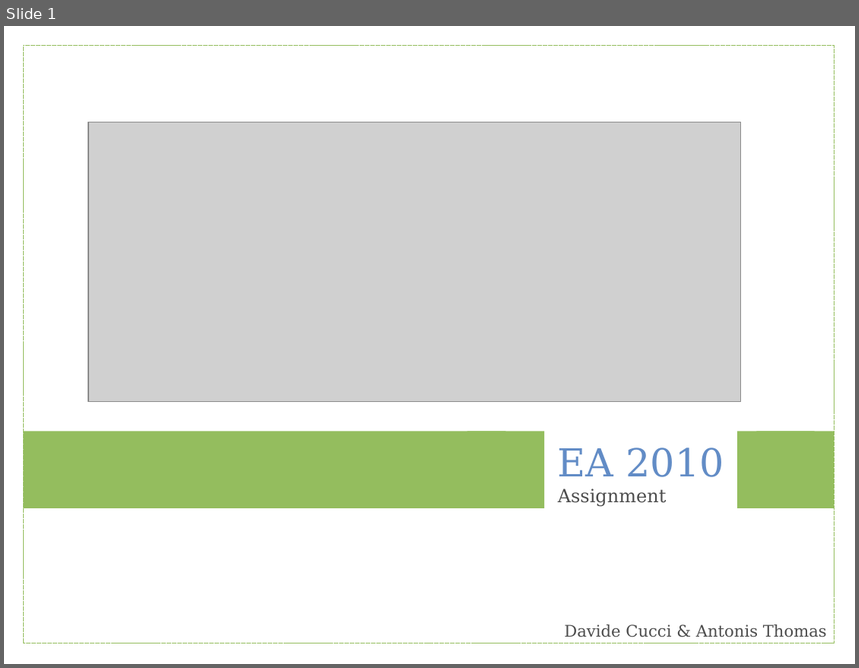
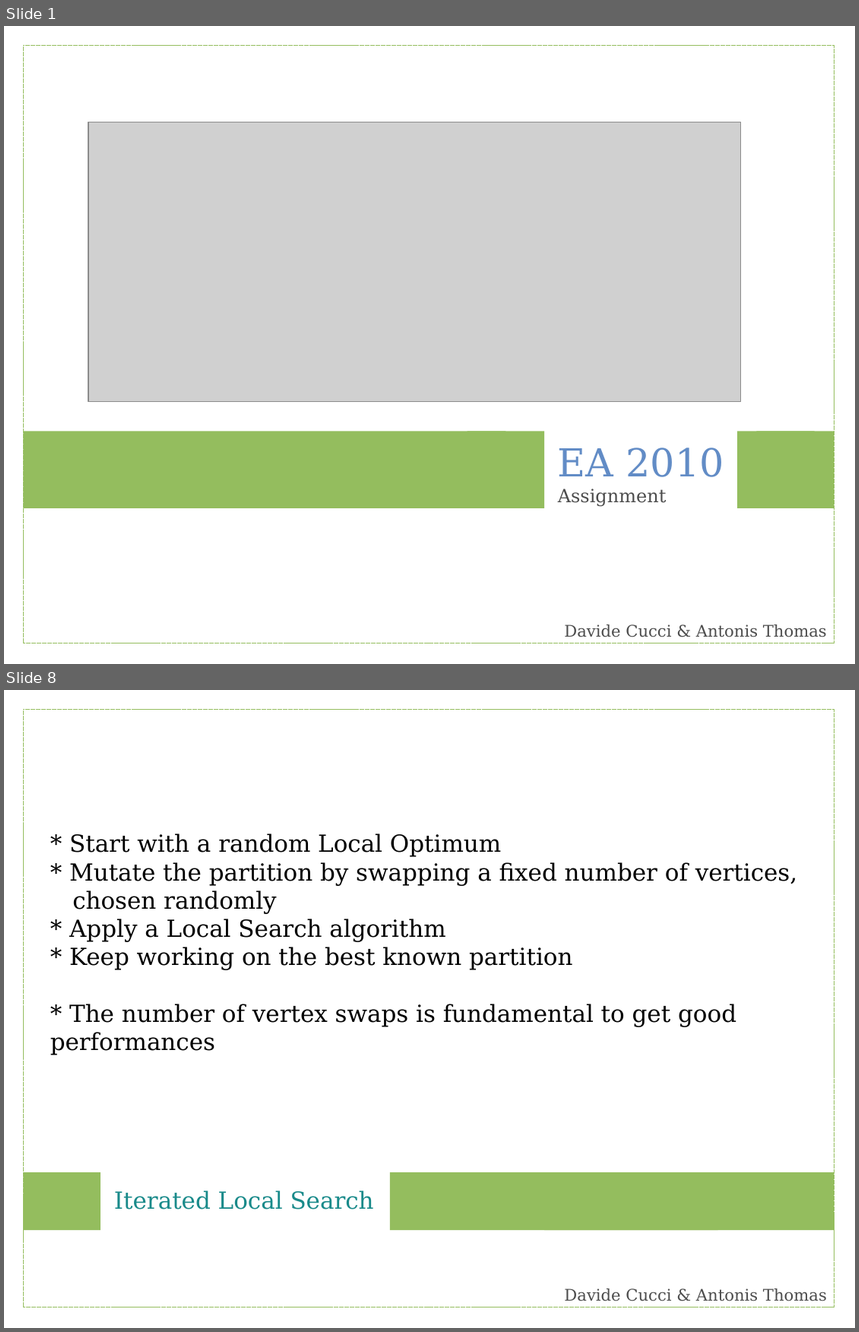
Before and after one commit to ufukhurriyetoglu/extreme-horsepower, a slide deck: EA2010/Report/eapres.odp. Shown one above the other, each under a label of ours: slide 1 before the commit, slides 1 and 8 after it; the slides between them are not shown. The pictures are 859x668 and 859x1332 pixels, drawn with LibreOffice and Linux fonts; fonts in the diff are those of the drawing; grey boxes stand for pictures. Boxes give left, top, right and bottom in pixels: in the first picture for what was removed or moved away, otherwise in the second. Text is boxed around its words. In the diff, an @@ line names an element or a change of style, - is before the commit and + after.

```diff
--- a/EA2010/Report/eapres.odp
+++ b/EA2010/Report/eapres.odp
@@ slide 8 added at box(4, 690, 855, 1328), background #FFFFFF @@
@@ rectangle added at box(23, 709, 835, 1308), outline #94BD5E 0 pt @@
@@ text added at box(50, 834, 797, 1056), 22 pt, text #000000 @@
+* Start with a random Local Optimum
+* Mutate the partition by swapping a fixed number of vertices, chosen randomly
+* Apply a Local Search algorithm
+* Keep working on the best known partition
+* The number of vertex swaps is fundamental to get good performances
@@ rectangle added at box(23, 1173, 101, 1230), fill #94BD5E @@
@@ text added at box(114, 1191, 374, 1210), 22 pt, text #198A8A @@
+Iterated Local Search
@@ rectangle added at box(390, 1173, 718, 1230), fill #94BD5E @@
@@ rectangle added at box(544, 1173, 835, 1230), fill #94BD5E @@
@@ text added at box(564, 1289, 827, 1302), 15 pt, text #4C4C4C @@
+Davide Cucci & Antonis Thomas
```
Also in this commit, not shown: 1 slide changed, 19 other slides added, 15 slides removed.
